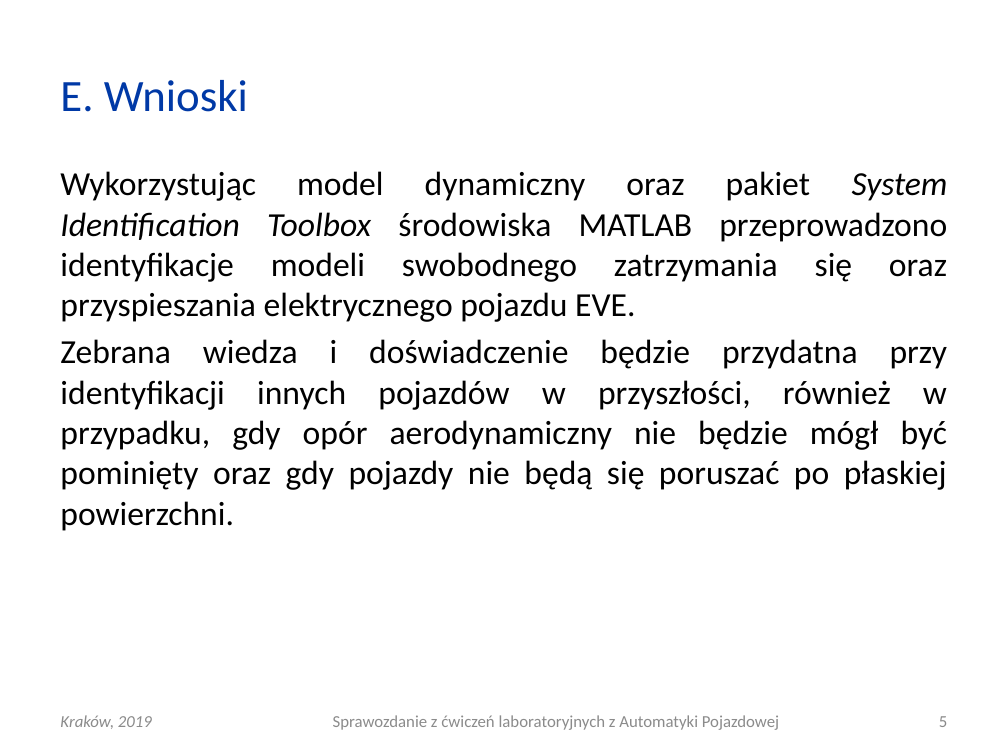
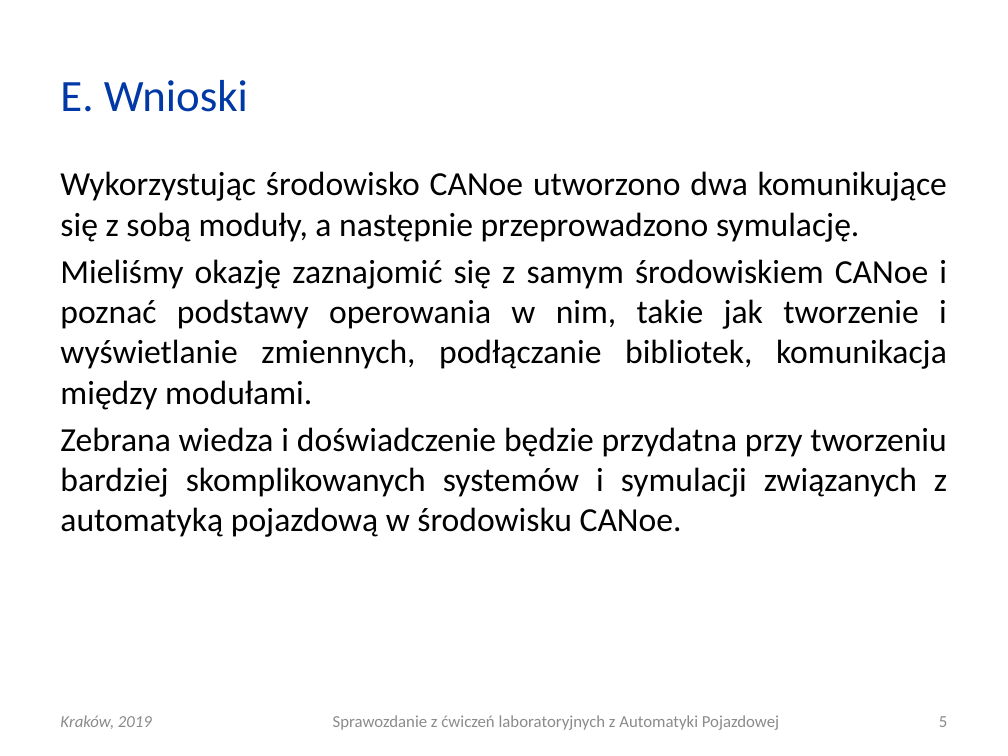
Before and after one commit to Katarzyna-W/AP, a slide deck: slide 5 of Lab4_architektura/AP_L04_20190320_0800_G01.pptx. Drawn at 1008x756 pixels with LibreOffice and Linux fonts; fonts in the diff are those of the drawing. Boxes give left, top, right and bottom in pixels: in the first picture for what was removed or moved away, otherwise in the second. Text is boxed around its words. In the diff, an @@ line names an element or a change of style, - is before the commit and + after.

```diff
--- a/Lab4_architektura/AP_L04_20190320_0800_G01.pptx
+++ b/Lab4_architektura/AP_L04_20190320_0800_G01.pptx
@@ text at box(60, 171, 947, 537): text changed @@
-Wykorzystując model dynamiczny oraz pakiet System Identification Toolbox środowiska MATLAB przeprowadzono identyfikacje modeli swobodnego zatrzymania się oraz przyspieszania elektrycznego pojazdu EVE.
-Zebrana wiedza i doświadczenie będzie przydatna przy identyfikacji innych pojazdów w przyszłości, również w przypadku, gdy opór aerodynamiczny nie będzie mógł być pominięty oraz gdy pojazdy nie będą się poruszać po płaskiej powierzchni.
+Wykorzystując środowisko CANoe utworzono dwa komunikujące się z sobą moduły, a następnie przeprowadzono symulację.
+Mieliśmy okazję zaznajomić się z samym środowiskiem CANoe i poznać podstawy operowania w nim, takie jak tworzenie i wyświetlanie zmiennych, podłączanie bibliotek, komunikacja między modułami.
+Zebrana wiedza i doświadczenie będzie przydatna przy tworzeniu bardziej skomplikowanych systemów i symulacji związanych z automatyką pojazdową w środowisku CANoe.
```
Also in this commit, not shown: 1 other slide changed.
